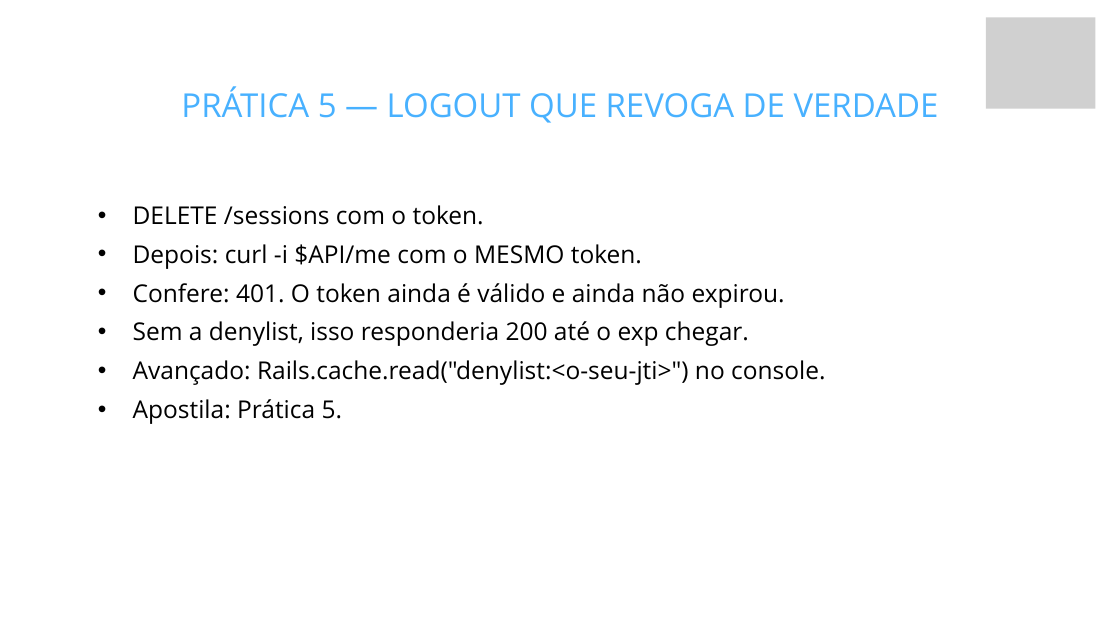
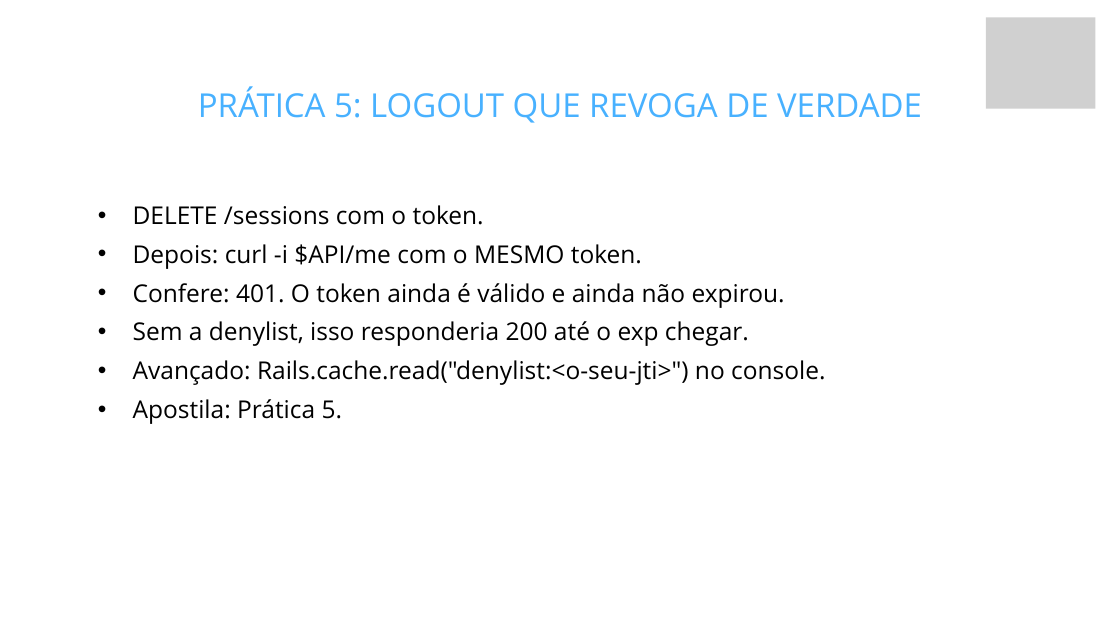
Before and after one commit to fabriciosiqueira08/capacitacao-gabarito, a slide deck: slide 50 of slides/build/aula-03-autenticacao.pptx. Drawn at 1120x630 pixels with LibreOffice and Linux fonts; fonts in the diff are those of the drawing; grey boxes stand for pictures; background and template pictures are left out. Boxes give left, top, right and bottom in pixels: in the first picture for what was removed or moved away, otherwise in the second. Text is boxed around its words. In the diff, an @@ line names an element or a change of style, - is before the commit and + after.

Commit message:
Tira o tempo das apostilas e reduz os travessões
A apostila é do aluno. Estimativa de tempo é decisão de quem conduz, e na mão
do aluno ela só vira pressão: quem levar 25 minutos numa prática de 15 conclui
que está atrasado, quando não está. Os tempos continuam nos roteiros, que são
onde eles servem para alguma coisa.

- Saem as 32 marcações "~N minutos" das práticas e o "Duração: ~3h" do
  cabeçalho das quatro apostilas. Onde a linha tinha conteúdo além do tempo,
  o conteúdo ficou.
- Ficam as menções de tempo que são do produto, não do cronograma: o TTL de 15
  minutos do código OTP, e o "se travou por dez minutos, pergunte".

E os travessões, que estavam virando um tique: 311 em prosa nos documentos do
aluno, agora 51 — e o que sobrou está em comentário de código e em célula de
tabela "não se aplica", onde é legítimo.

A conversão foi caso a caso: coordenação virou vírgula, explicação virou
dois-pontos ou ponto, e aposto duplo virou parêntese. Depois uma revisão manual
tirou o excesso de dois-pontos que a conversão criou, e ajustou a pontuação dos
parênteses novos.

Títulos passam a usar dois-pontos (90 títulos e 30 títulos de slide), e os
roteiros usam ponto médio nos blocos com relógio, porque "### 00:00: Retomada"
tinha dois-pontos demais. Isso também corrige uma inconsistência que eu tinha
introduzido: os slides de prática vinham com travessão no título, contrariando
a decisão anterior de tirá-los do deck.

```diff
--- a/slides/build/aula-03-autenticacao.pptx
+++ b/slides/build/aula-03-autenticacao.pptx
@@ text at <box>198,86,922,123</box>: text changed @@
-PRÁTICA 5 — LOGOUT QUE REVOGA DE VERDADE
+PRÁTICA 5: LOGOUT QUE REVOGA DE VERDADE
```
Also in this commit, not shown: 7 other slides changed, 55 other files.
